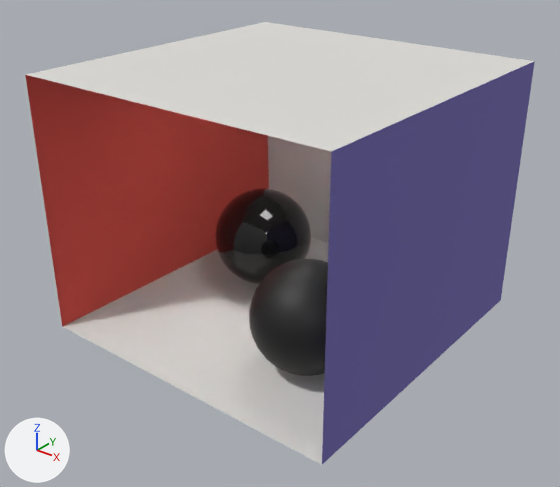
Before and after pictures for a commit that changed the OBJ model scene_assets/models/CornellBox/CornellBox-Sphere.obj.
Rendered twice from a 50 mm lens placed at (2.66, -3.39, 2.6), pointed at (0.03, -0.1, 0.56). The axes (+X, +Y, +Z) are drawn at lower left. The lights are the same throughout. Where no turn or scale is listed for an object, it has been applied to the vertices. Vertices at the same position are counted once.

Objects in the first picture: 'CornellBox-Sphere'.
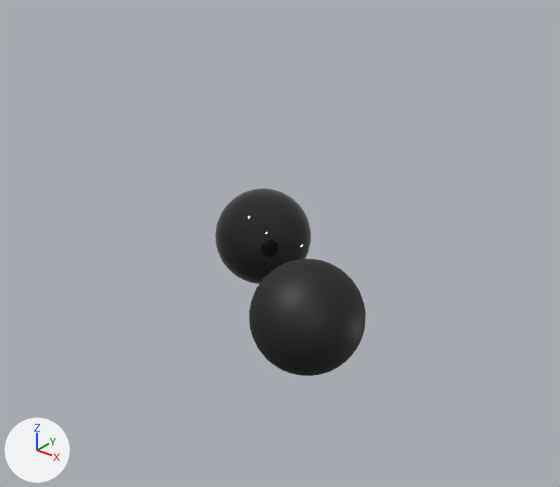
What the commit changed:
me_cornellbox_sphere is used by ob_cornellbox_sphere; location (0.0, 0.0, 0.0).
me_cornellbox_sphere had 1104 vertices, 2188 faces and spanned x -1.02..1.0, y -0.99..1.04, z 0.0..1.59.
me_cornellbox_sphere now has 1101 vertices, 2176 faces and spans x -1.02..1.0, y -0.99..1.04, z 0.0..1.59.
Part 1, on me_cornellbox_sphere:
3 vertices are removed from x -0.24..1.0, y -0.99..0.22, z 0.0..1.58.
12 faces are deleted.
me_cornellbox_sphere no longer uses material mat_floor (light grey #dddbd7).
me_cornellbox_sphere no longer uses material mat_ceiling (light grey #dddbd7).
me_cornellbox_sphere no longer uses material mat_backwall (light grey #dddbd7).
me_cornellbox_sphere no longer uses material mat_rightwall (blue #7066af).
me_cornellbox_sphere no longer uses material mat_leftwall (red #d0483f).
me_cornellbox_sphere no longer uses material mat_light (white #e5e5e5).

Changed parts and their boxes (x1, y1, x2, y2) in the pictures (560 x 487 px):
'CornellBox-Sphere', reshaped: before (25, 22, 535, 465); after (215, 188, 366, 376)
part 1 of me_cornellbox_sphere, deleted: before (25, 22, 535, 465)
